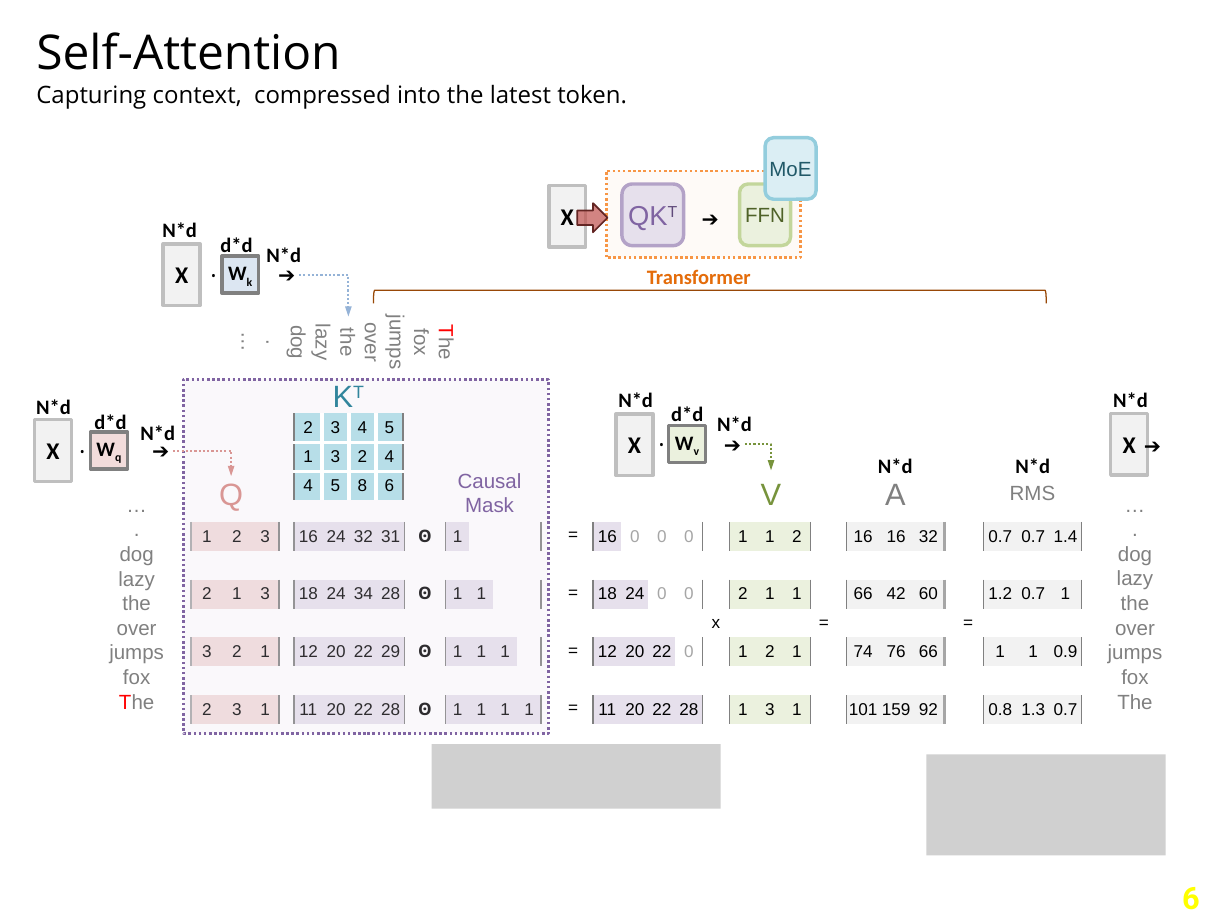
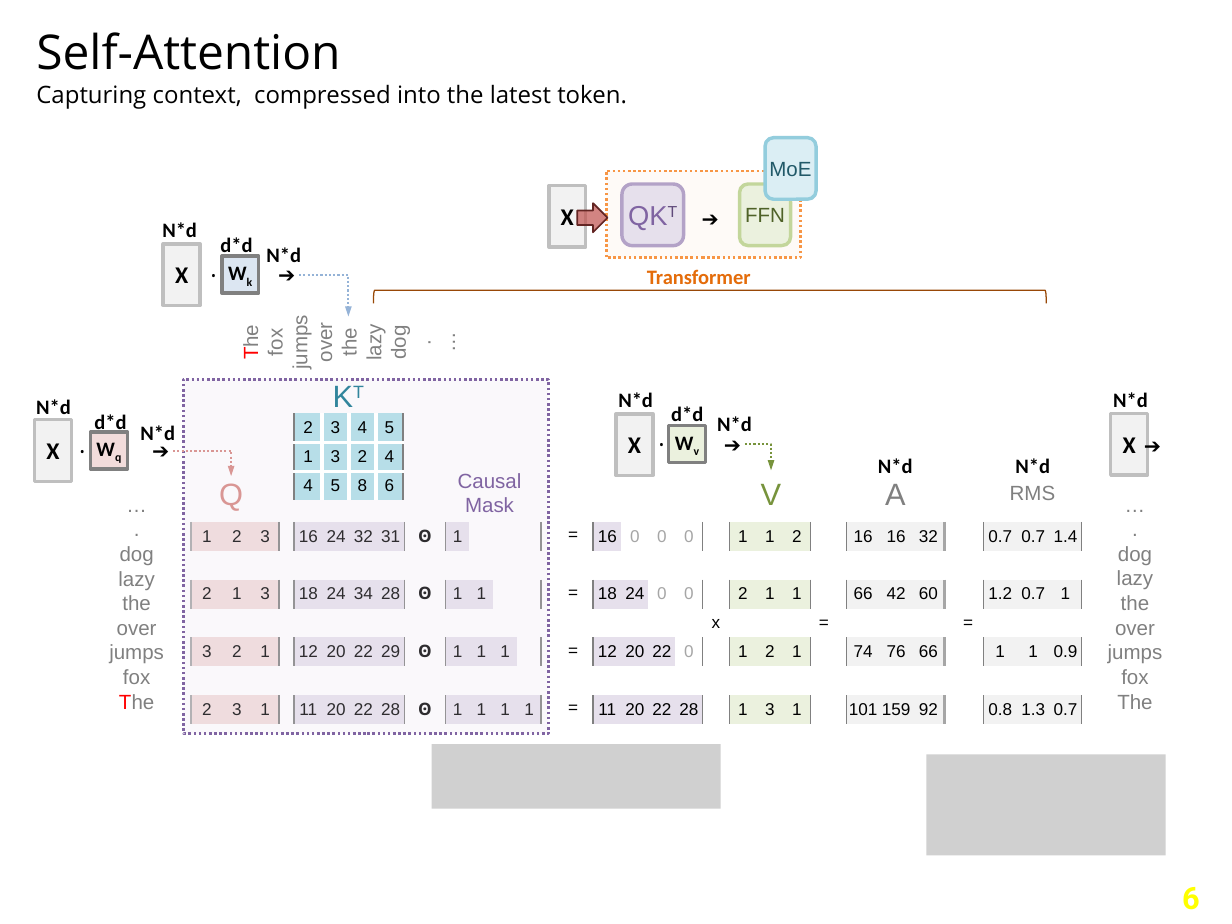
Before and after one commit to navibator/crazy-ai, a slide deck: slide 7 of gemma-v4.pptx. Drawn at 1232x924 pixels with LibreOffice and Linux fonts; fonts in the diff are those of the drawing; grey boxes stand for pictures; background and template pictures are left out. Boxes give left, top, right and bottom in pixels: in the first picture for what was removed or moved away, otherwise in the second. Text is boxed around its words. In the diff, an @@ line names an element or a change of style, - is before the commit and + after.

Commit message:
gemma attention

```diff
--- a/gemma-v4.pptx
+++ b/gemma-v4.pptx
@@ text "The" at box(240, 320, 410, 369): rotation 180 to 0 degrees @@
```
